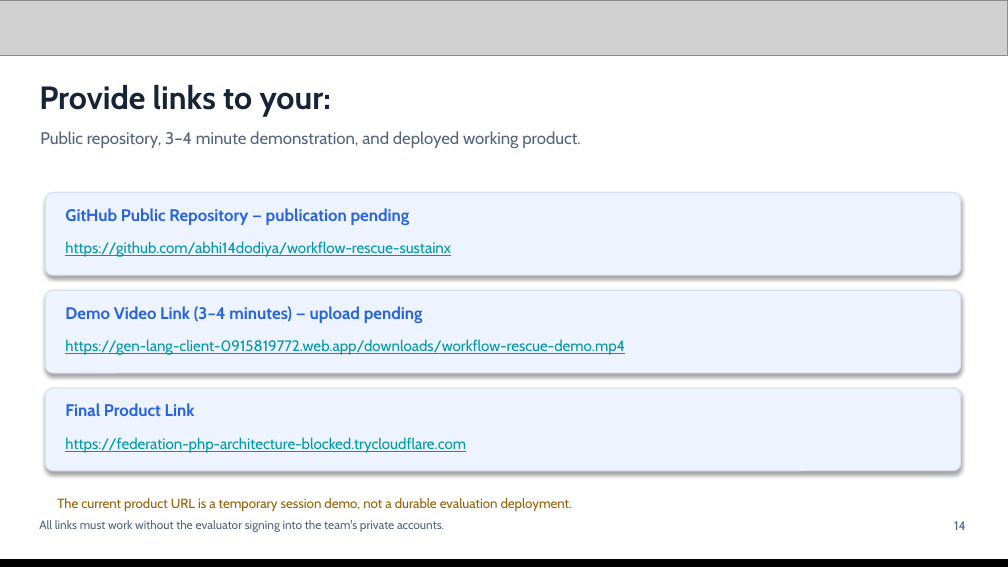
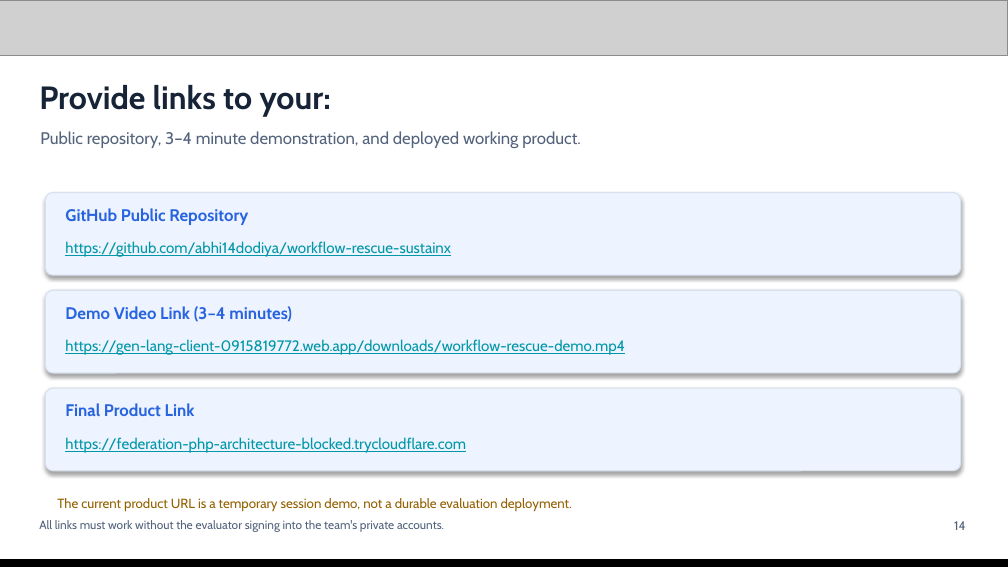
Before and after one commit to abhi14dodiya/workflow-rescue-sustainx, a slide deck: slide 14 of docs/Workflow-Rescue-Official-Pitch.pptx. Drawn at 1008x567 pixels with LibreOffice and Linux fonts; fonts in the diff are those of the drawing; grey boxes stand for pictures. Boxes give left, top, right and bottom in pixels: in the first picture for what was removed or moved away, otherwise in the second. Text is boxed around its words. In the diff, an @@ line names an element or a change of style, - is before the commit and + after.

```diff
--- a/docs/Workflow-Rescue-Official-Pitch.pptx
+++ b/docs/Workflow-Rescue-Official-Pitch.pptx
@@ text at box(65, 208, 248, 225): text changed @@
-GitHub Public Repository — publication pending
+GitHub Public Repository
@@ text at box(65, 306, 292, 322): text changed @@
-Demo Video Link (3–4 minutes) — upload pending
+Demo Video Link (3–4 minutes)
```
Also in this commit, not shown: 6 other slides changed, 20 other files.
